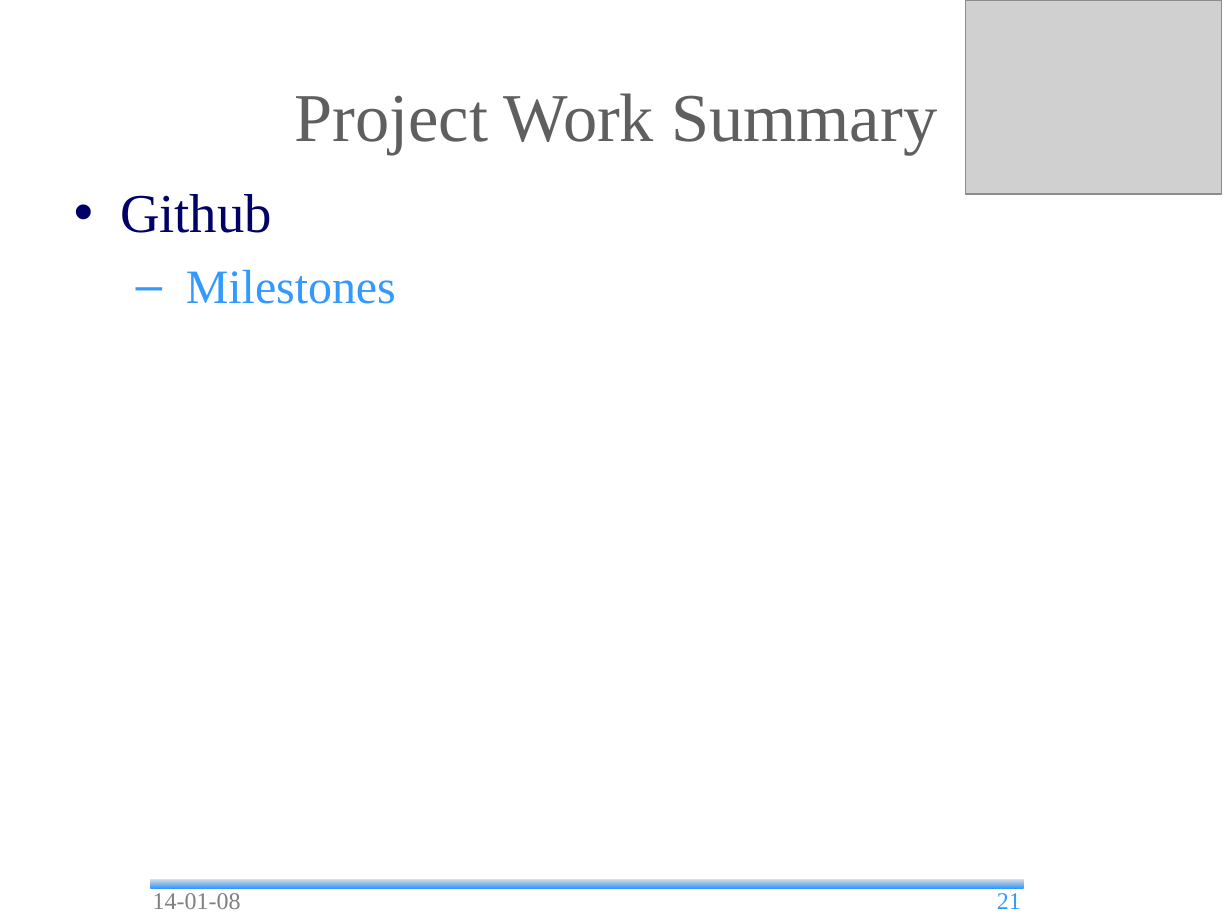
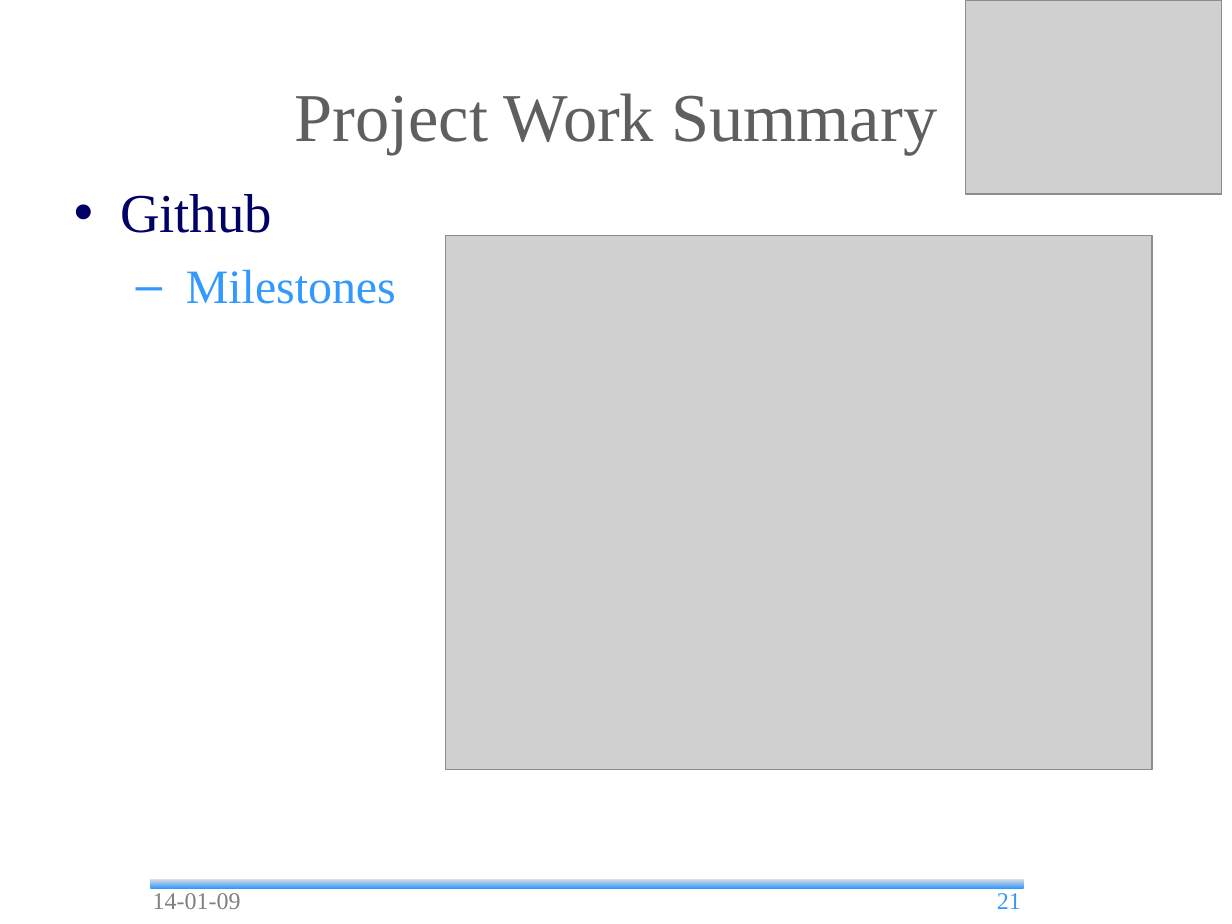
Before and after one commit to andrea-bottoli/DSD, a slide deck: slide 21 of Documentation/Presentations/Final_Presentation.odp. Drawn at 1232x924 pixels with LibreOffice and Linux fonts; fonts in the diff are those of the drawing; grey boxes stand for pictures; background and template pictures are left out. Boxes give left, top, right and bottom in pixels: in the first picture for what was removed or moved away, otherwise in the second. Text is boxed around its words. In the diff, an @@ line names an element or a change of style, - is before the commit and + after.

Commit message:
Final Presentation till slide 21 done

```diff
--- a/Documentation/Presentations/Final_Presentation.odp
+++ b/Documentation/Presentations/Final_Presentation.odp
@@ picture added at [446, 235, 1153, 769] @@
@@ text at [153, 893, 241, 909]: text changed @@
-14-01-08
+14-01-09
```
Also in this commit, not shown: 34 other slides changed, 1 other file.
